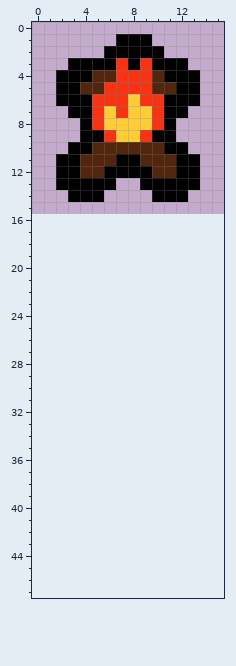
Two states of a pixel-art sprite, assets/img/objects/campfire.png. This is how it looked before the edit.
The file is 16x16 pixels. The old version is drawn lined up with the new one, on the new canvas.
Now the later version:
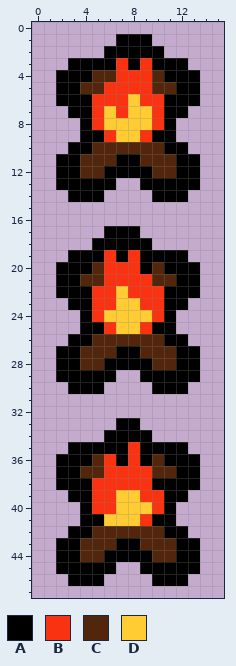
Palette (. is transparent): A #000000  B #f93212  C #52260c  D #ffcc34
The exact change:
canvas 16x16 -> 16x48
Changed rows in their new state; - is an unchanged pixel.
first column x 2:
17 ----AAA-----
18 ---AAAAA----
19 -AAABABAAAA-
20 AAACBBBACAAA
21 AACCBBBBCCAA
22 AAABBDBBBAAA
23 -AABBDDBBAA-
24 --ABDDDDBA--
25 --AABDDBAA--
26 -AACCCCCCAA-
27 AACCCAACCCAA
28 AACCAAAACCAA
29 AAAAA--AAAAA
30 -AAA----AAA-
33 -----AA-----
34 ----AAAA----
35 -AAAAABAAAA-
36 AAACBABACAAA
37 AACCBBBBCCAA
38 AAABBBBBAAAA
39 -AABBDDBBAA-
40 --ABBDDDBA--
41 --AADDDBAA--
42 -AACCCCCCAA-
43 AACCCAACCCAA
44 AACCAAAACCAA
45 AAAAA--AAAAA
46 -AAA----AAA-
Where, in picture pixels (left, top, right, bottom), the same in both pictures:
added: (56, 226, 200, 586)
